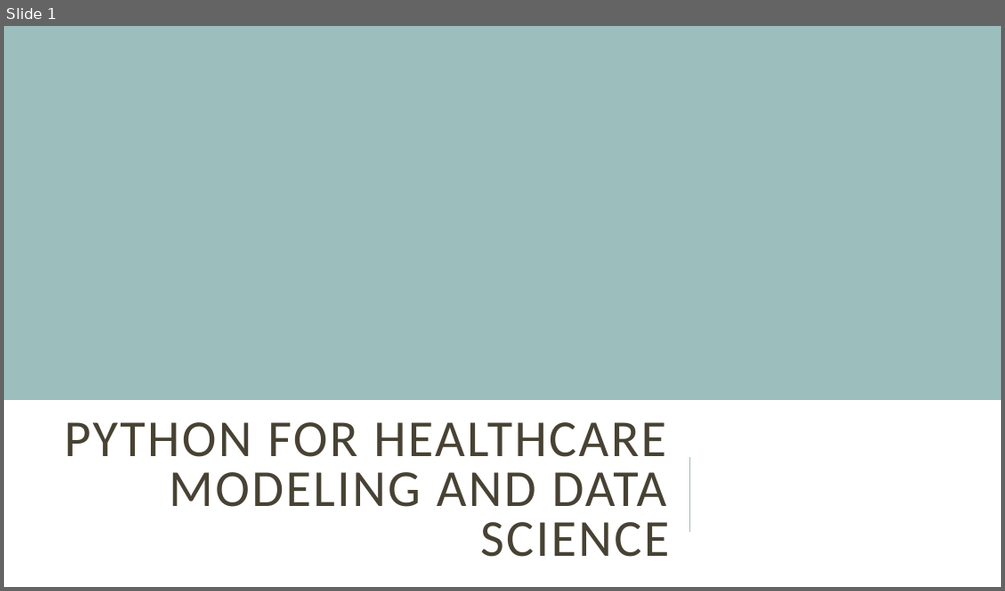
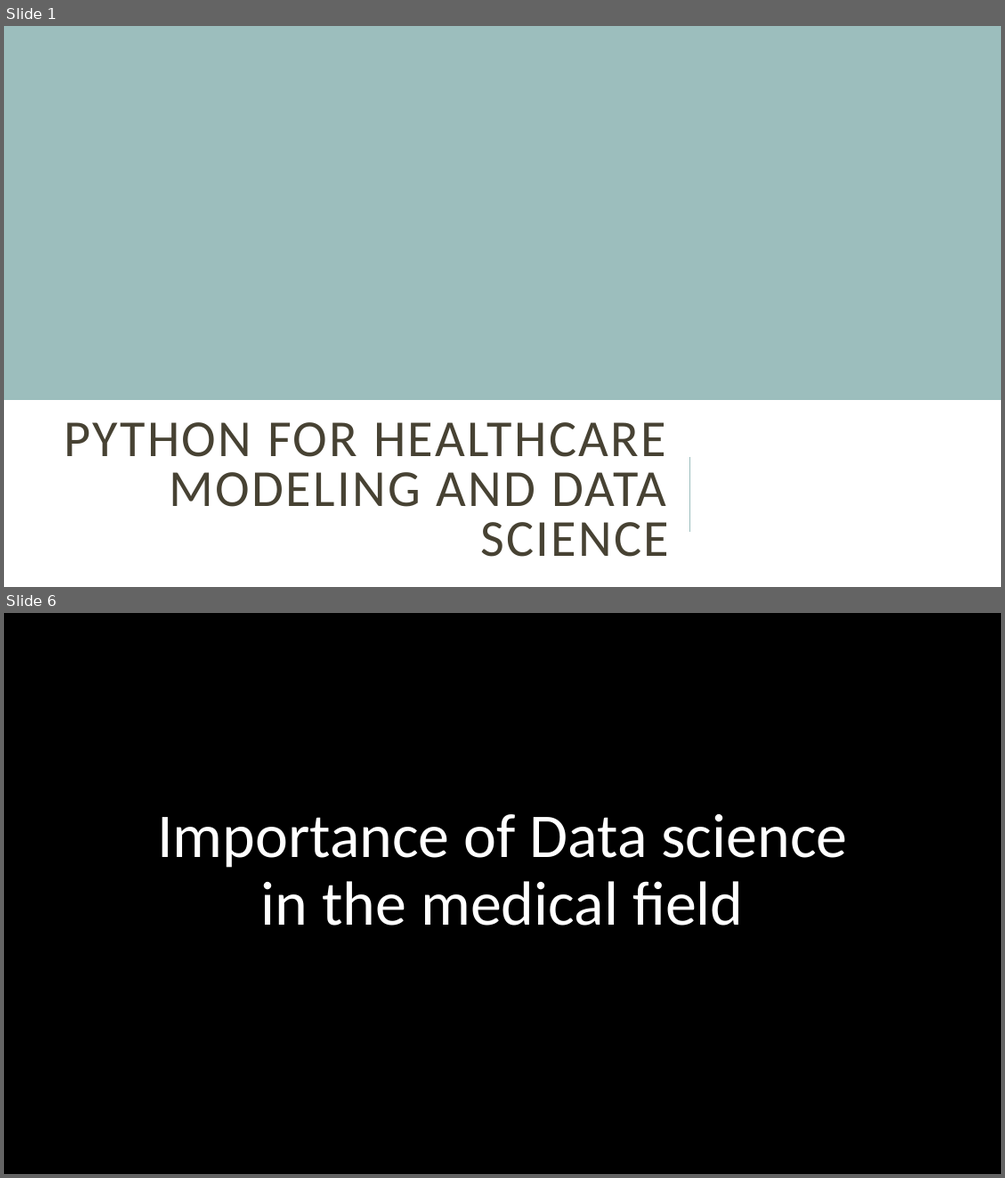
Before and after one commit to ammarmans1995/Python-For-healthcare-and-data, a slide deck: Slides/Module 4.pptx. Shown one above the other, each under a label of ours: slide 1 before the commit, slides 1 and 6 after it; the slides between them are not shown. The pictures are 1005x591 and 1005x1178 pixels, drawn with LibreOffice and Linux fonts; fonts in the diff are those of the drawing; background and template pictures are left out. Boxes give left, top, right and bottom in pixels: in the first picture for what was removed or moved away, otherwise in the second. Text is boxed around its words. In the diff, an @@ line names an element or a change of style, - is before the commit and + after.

```diff
--- a/Slides/Module 4.pptx
+++ b/Slides/Module 4.pptx
@@ slide 6 added at (4, 613, 1001, 1174), background picture (left out) @@
@@ title added at (157, 814, 848, 925), 60 pt, text #FFFFFF @@
+Importance of Data science in the medical field
```
Also in this commit, not shown: 6 other slides added, 14 other files.
